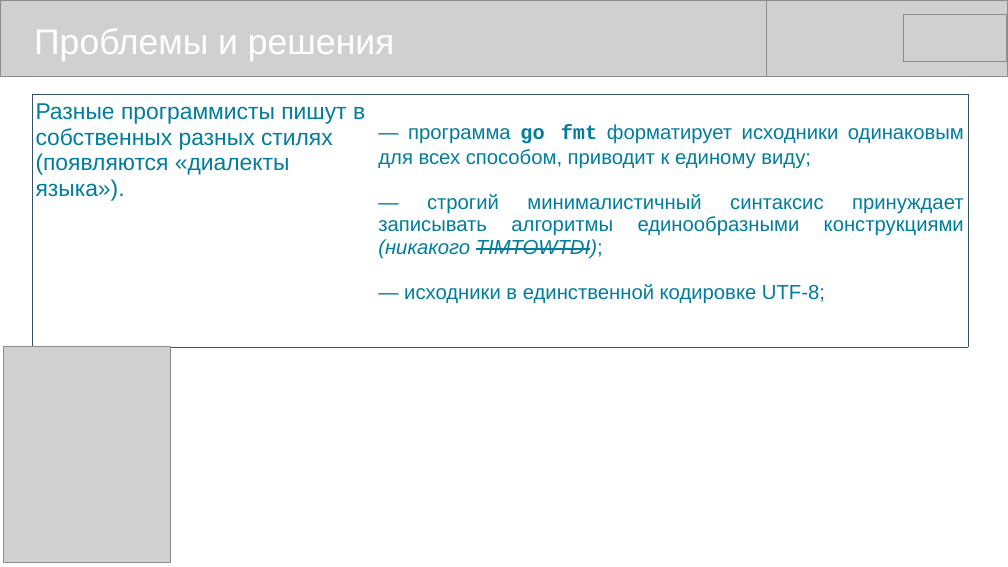
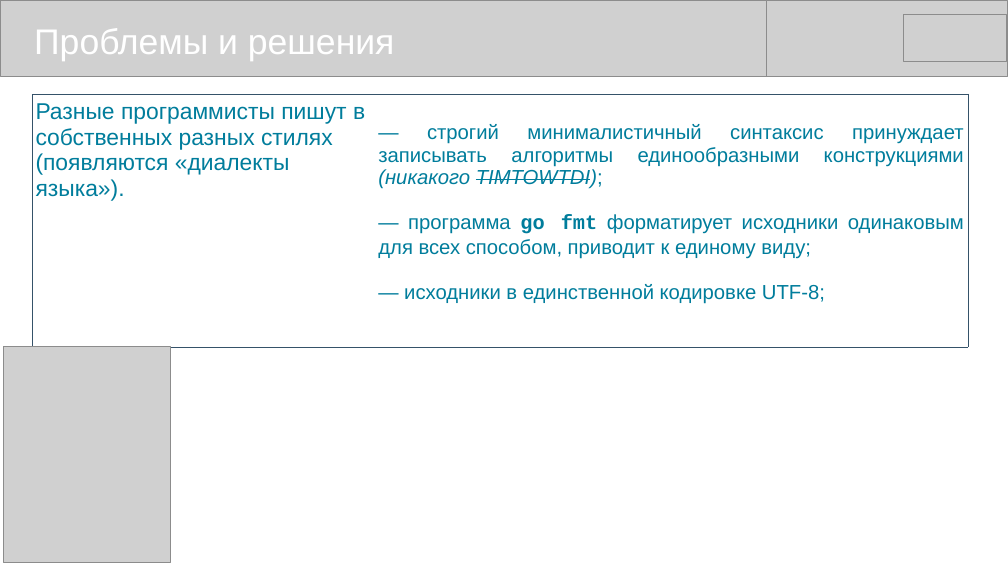
Before and after one commit to mike-shock/Go_language, a slide deck: slide 7 of view/Go_View.odp. Drawn at 1008x567 pixels with LibreOffice and Linux fonts; fonts in the diff are those of the drawing; grey boxes stand for pictures. Boxes give left, top, right and bottom in pixels: in the first picture for what was removed or moved away, otherwise in the second. Text is boxed around its words. In the diff, an @@ line names an element or a change of style, - is before the commit and + after.

```diff
--- a/view/Go_View.odp
+++ b/view/Go_View.odp
@@ table at [32,94,969,329] @@
-row 1, column 2: — программа go fmt форматирует исходники одинаковым для всех способом, приводит к единому виду; / — строгий минималистичный синтаксис принуждает записывать алгоритмы единообразными конструкциями (никакого TIMTOWTDI); / — исходники в единственной кодировке UTF-8;
+row 1, column 2: — строгий минималистичный синтаксис принуждает записывать алгоритмы единообразными конструкциями (никакого TIMTOWTDI); / — программа go fmt форматирует исходники одинаковым для всех способом, приводит к единому виду; / — исходники в единственной кодировке UTF-8;
```
Also in this commit, not shown: 8 other slides changed, 1 other file.
